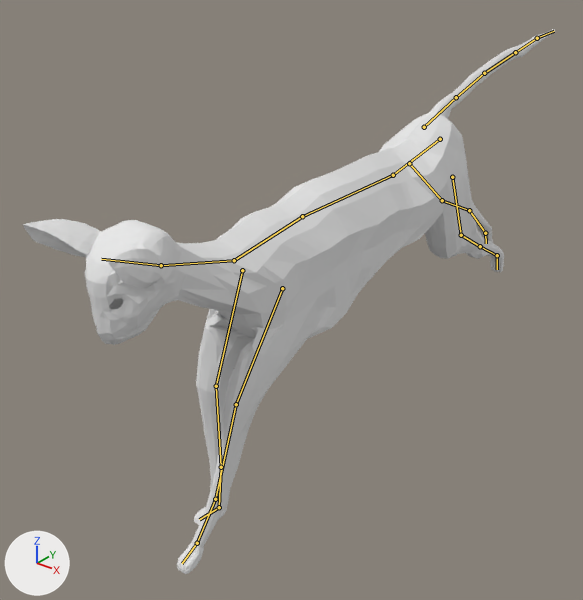
A saved change to the Blender file Projet/Projet/3DAnimation/model/cat_run_3.blend.
Camera for both pictures: a camera (50 mm lens) standing at (6.92, -10.25, 8.77) and looking at (-1.15, -0.17, 2.51). The axes (+X, +Y, +Z) are drawn at lower left. The lights are the same throughout. Both versions are drawn at the pose saved in each file; the numbers are the values there. The bones that bend it are drawn over the model as lines.

The first picture shows 'cat'.
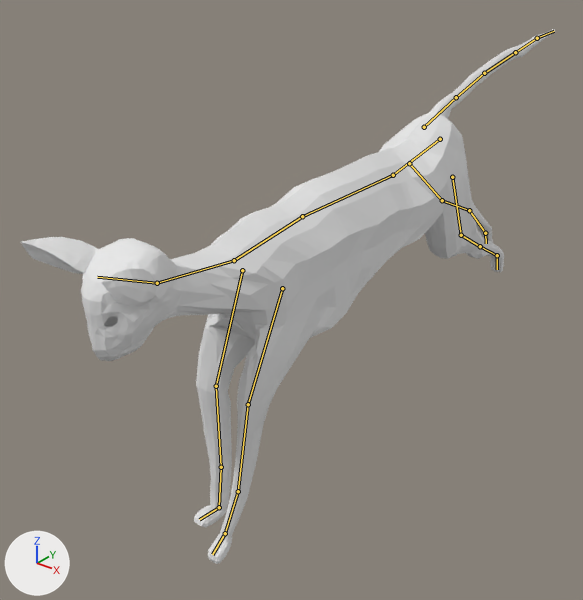
The change, as a list of edits to the scene's bpy script:
```text
Change bone_body4:
    where bone_body4 = bpy.data.objects['Armature'].pose.bones['body4']  # child of 'body3'
    bone_body4.rotation_quaternion: (1.0, -0.1, 0.0, 0.0) -> (1.0, -0.2, 0.0, 0.0)  # degrees (-11, 0, 0) -> degrees (-23, 0, 0)
Change bone_head:
    where bone_head = bpy.data.objects['Armature'].pose.bones['head']  # child of 'body4'
    bone_head.rotation_quaternion: (1.0, 0.0, 0.0, 0.0) -> (1.0, 0.1, 0.0, 0.0)  # degrees (0, 0, 0) -> degrees (11, 0, 0)
Change bone_frontleftpaw1:
    where bone_frontleftpaw1 = bpy.data.objects['Armature'].pose.bones['frontleftpaw1']  # child of 'body3'
    bone_frontleftpaw1.rotation_quaternion: (1.0, 0.45, 0.0, 0.0) -> (1.0, 0.357, 0.0, 0.0)  # degrees (48, 0, 0) -> degrees (39, 0, 0)
```

What differs and where, as boxes [x1, y1, x2, y2] in the pictures (583 x 600 px):
'cat', posed: before [23, 29, 555, 574]; after [21, 29, 555, 564]
bone 'body4', root to tip: before (234, 260) to (161, 265); after (234, 260) to (157, 283)
bone 'head', root to tip: before (161, 265) to (101, 259); after (157, 283) to (97, 277)
bone 'frontleftpaw1', root to tip: before (282, 288) to (236, 404); after (282, 288) to (248, 404)
